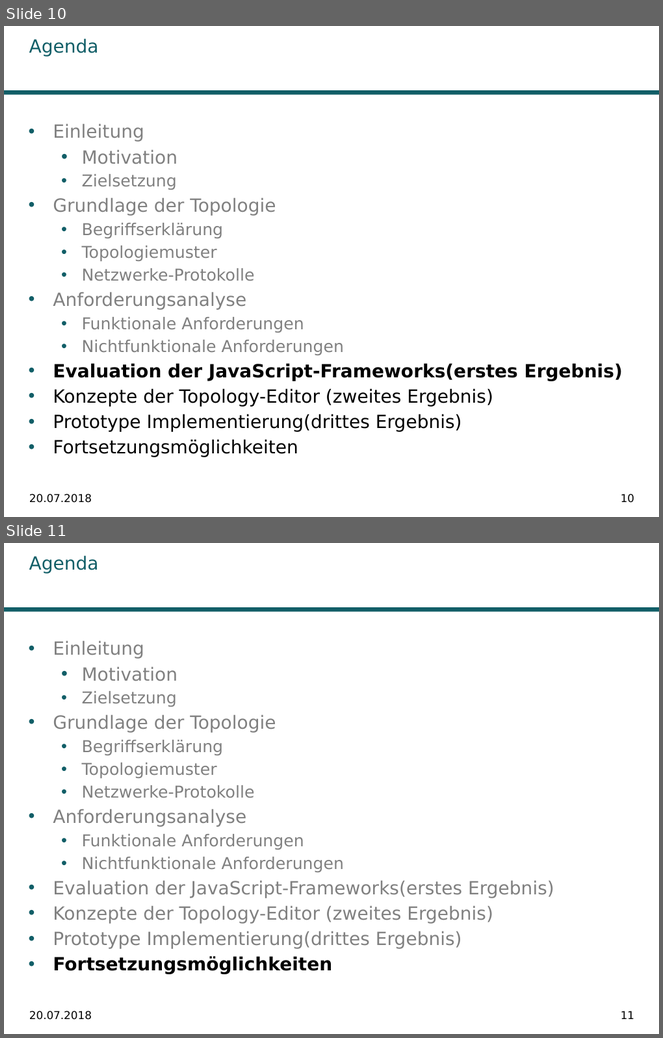
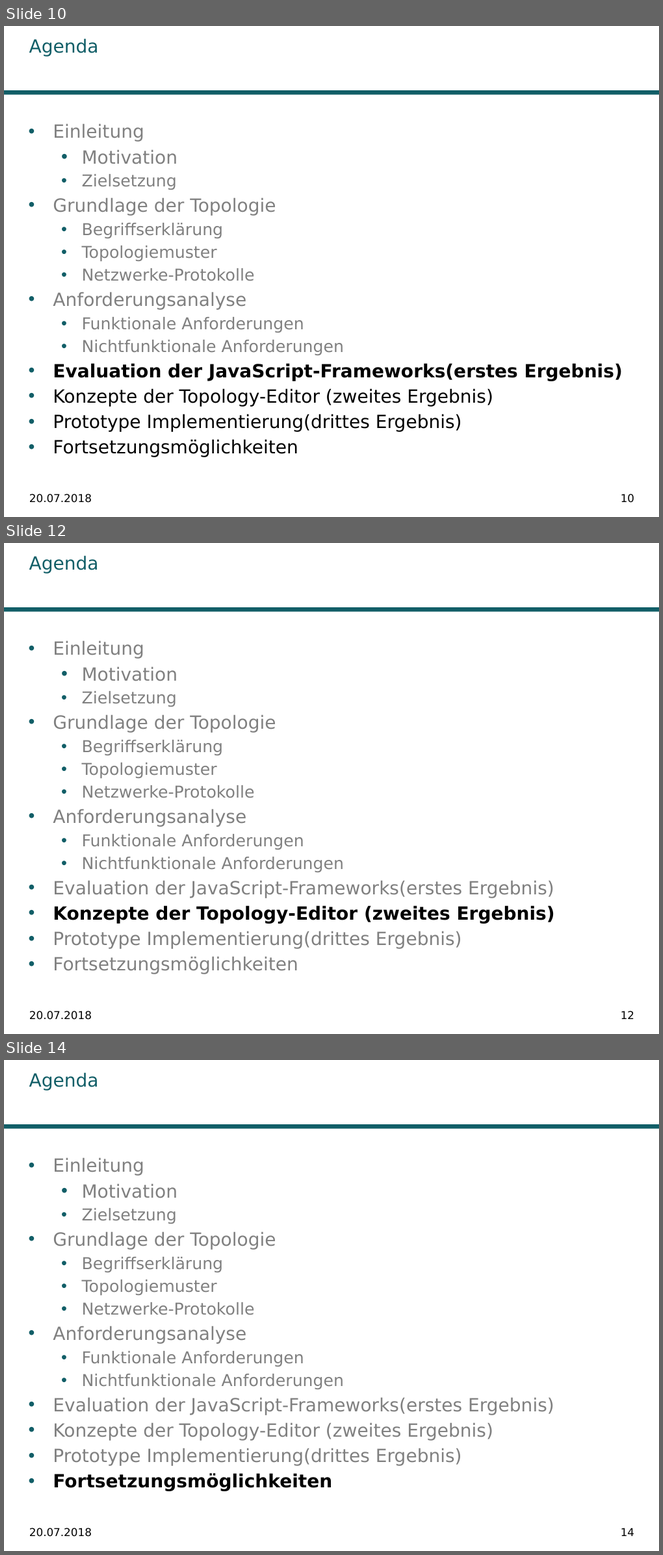
Before and after one commit to Ghislain1/zoe-fb-app, a slide deck: Master-Abschlussarbeit.pptx. Shown one above the other, each under a label of ours: slides 10 and 11 before the commit, slides 10, 12 and 14 after it; the slides between them are not shown. The pictures are 663x1038 and 663x1555 pixels, drawn with LibreOffice and Linux fonts; fonts in the diff are those of the drawing; background and template pictures are left out. Boxes give left, top, right and bottom in pixels: in the first picture for what was removed or moved away, otherwise in the second. Text is boxed around its words. In the diff, an @@ line names an element or a change of style, - is before the commit and + after.

Commit message:
Powerpoint updated

```diff
--- a/Master-Abschlussarbeit.pptx
+++ b/Master-Abschlussarbeit.pptx
@@ slide 12 added at (4, 543, 659, 1034), background #FFFFFF; not listed: 1 template element that a slide beside it also shows @@
@@ title added at (29, 555, 99, 574), 20 pt, text #115E67 @@
+Agenda
@@ text added at (53, 641, 555, 975), 20 pt, text #808080 @@
+• Einleitung
+  • Motivation
+  • Zielsetzung
+• Grundlage der Topologie
+  • Begriffserklärung
+  • Topologiemuster
+  • Netzwerke-Protokolle
+• Anforderungsanalyse
+  • Funktionale Anforderungen
+  • Nichtfunktionale Anforderungen
+• Evaluation der JavaScript-Frameworks(erstes Ergebnis)
+• Konzepte der Topology-Editor (zweites Ergebnis)
+• Prototype Implementierung(drittes Ergebnis)
+• Fortsetzungsmöglichkeiten
@@ text added at (29, 1011, 92, 1020), 12 pt, text #000000 @@
+20.07.2018
@@ page number added at (621, 1011, 634, 1019), 12 pt, text #000000 @@
+12
@@ what was slide 11 is now slide 14 @@
@@ page number at (621, 1528, 634, 1536): text changed @@
-11
+14
```
Also in this commit, not shown: 2 other slides added.
